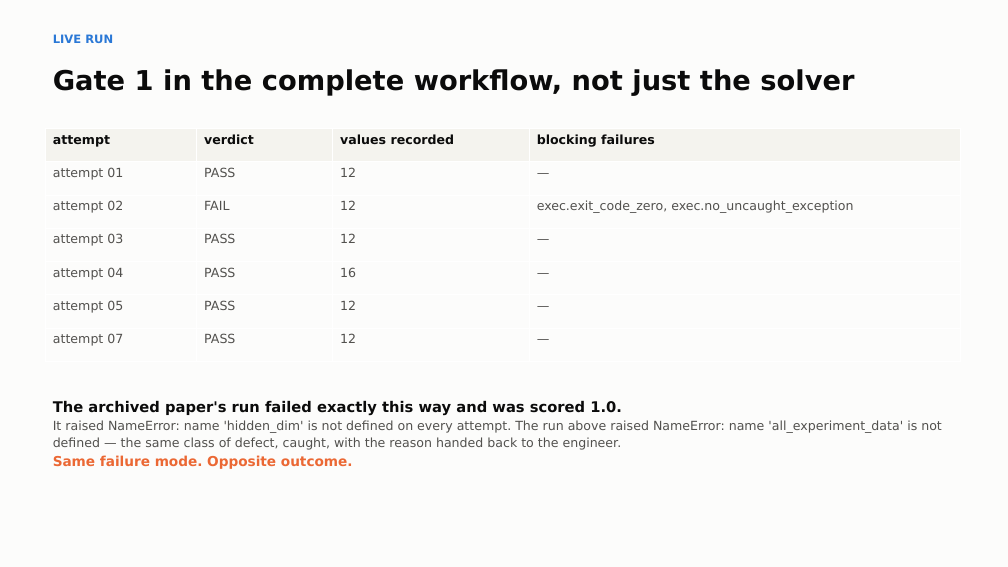
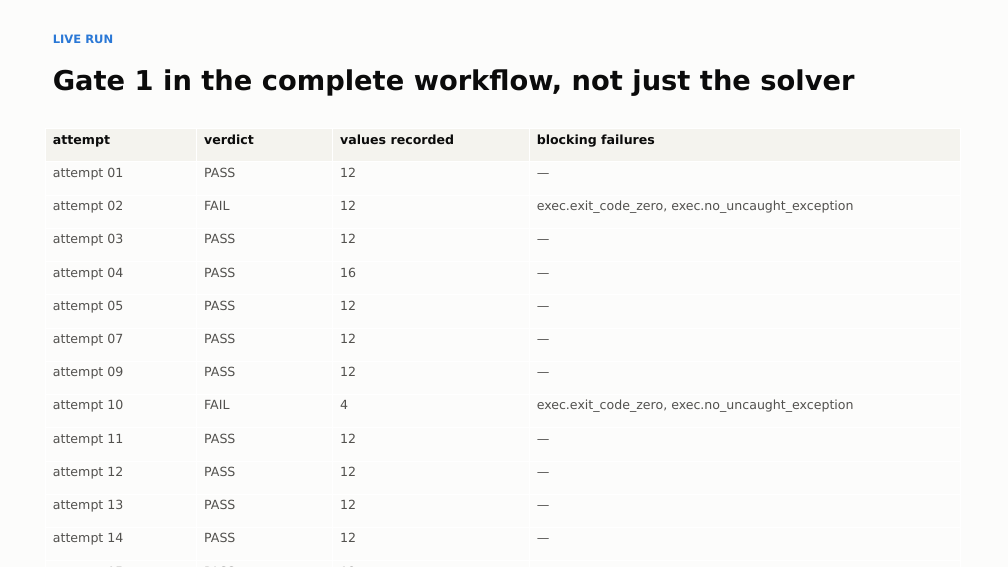
Before and after one commit to bananatruck/gates, a slide deck: slide 8 of reports/GATE1_DECK.pptx. Drawn at 1008x567 pixels with LibreOffice and Linux fonts; fonts in the diff are those of the drawing. Boxes give left, top, right and bottom in pixels: in the first picture for what was removed or moved away, otherwise in the second. Text is boxed around its words. In the diff, an @@ line names an element or a change of style, - is before the commit and + after.

```diff
--- a/reports/GATE1_DECK.pptx
+++ b/reports/GATE1_DECK.pptx
@@ table at (45,129,960,567) @@
+row 8: attempt 09 | PASS | 12 | —
+row 9: attempt 10 | FAIL | 4 | exec.exit_code_zero, exec.no_uncaught_exception
+row 10: attempt 11 | PASS | 12 | —
+row 11: attempt 12 | PASS | 12 | —
+row 12: attempt 13 | PASS | 12 | —
+row 13: attempt 14 | PASS | 12 | —
+row 14: attempt 15 | PASS | 12 | —
+row 15: attempt 16 | PASS | 12 | —
@@ text removed at (53,400,942,469) @@
-The archived paper's run failed exactly this way and was scored 1.0.
-It raised NameError: name 'hidden_dim' is not defined on every attempt. The run above raised NameError: name 'all_experiment_data' is not defined — the same class of defect, caught, with the reason handed back to the engineer.
-Same failure mode. Opposite outcome.
```
Also in this commit, not shown: 1 other slide changed, 1 slide added, 1 slide removed, 7 other files.
